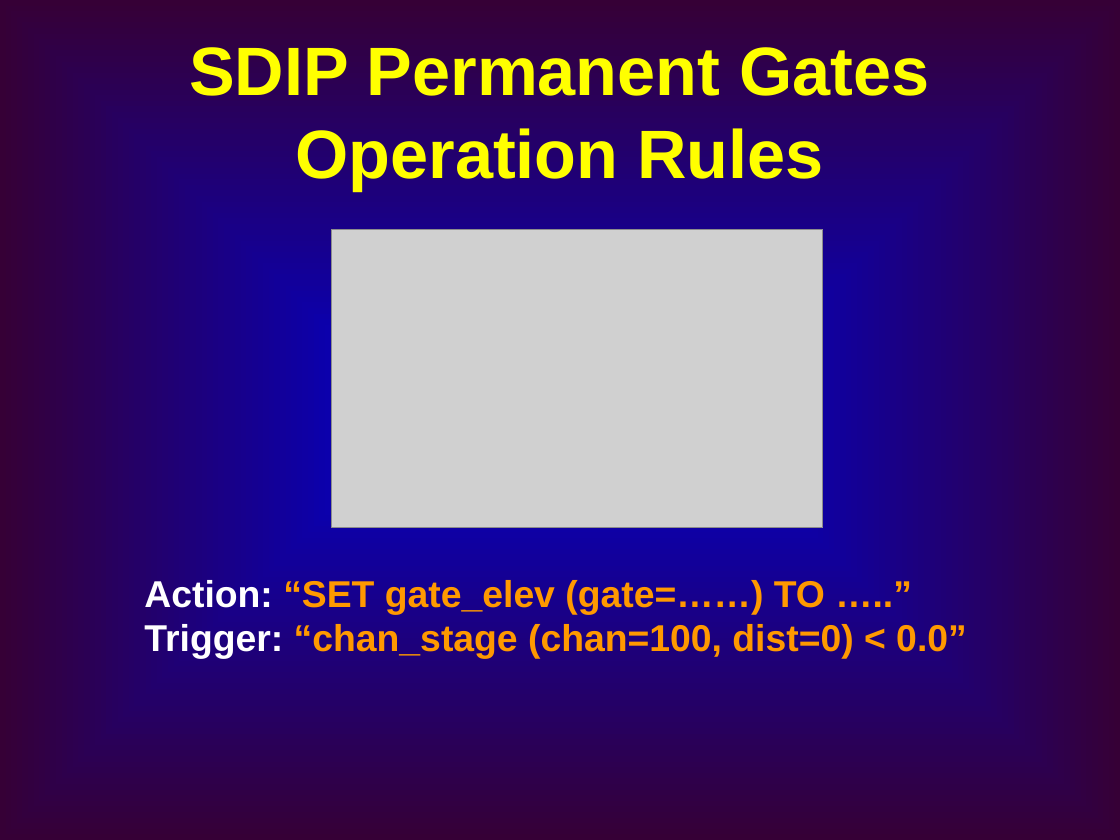
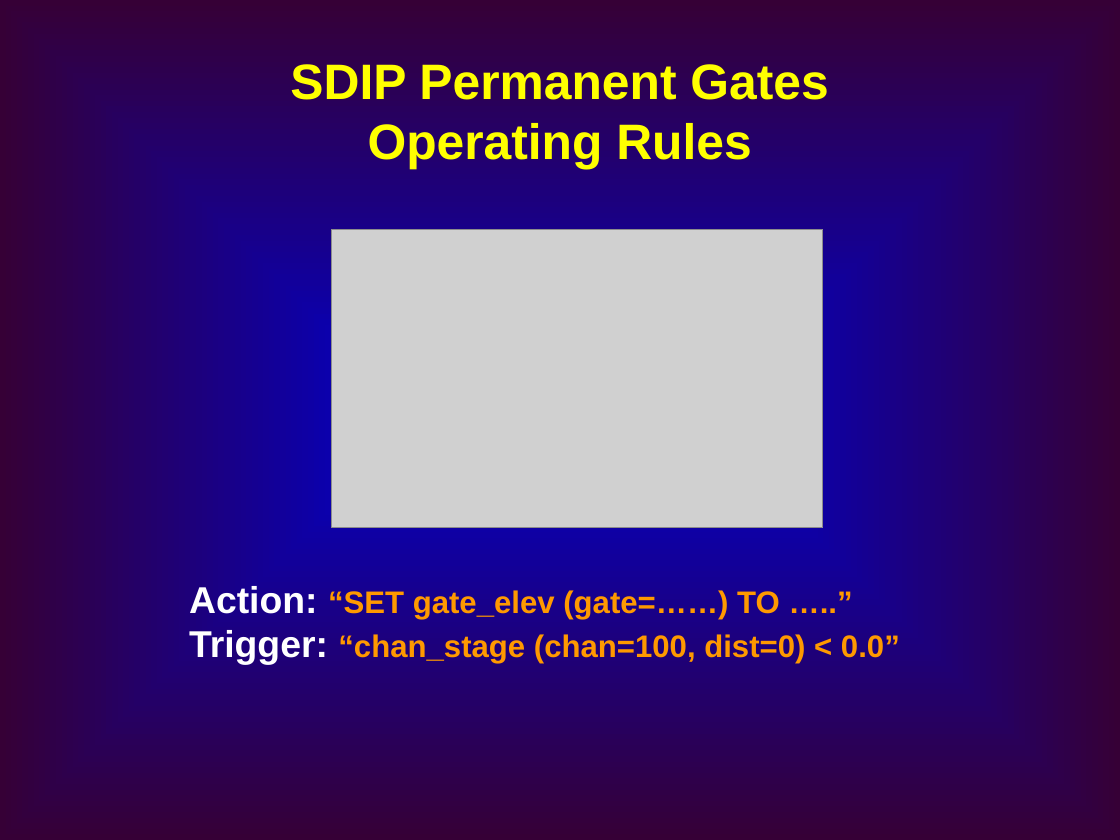
Before and after one commit to CADWRDeltaModeling/dsm2, a slide deck: slide 12 of dsm2/presentations/DSM2 Operting Rule.ppt. Drawn at 1120x840 pixels with LibreOffice and Linux fonts; fonts in the diff are those of the drawing; grey boxes stand for pictures. Boxes give left, top, right and bottom in pixels: in the first picture for what was removed or moved away, otherwise in the second. Text is boxed around its words. In the diff, an @@ line names an element or a change of style, - is before the commit and + after.

```diff
--- a/dsm2/presentations/DSM2 Operting Rule.ppt
+++ b/dsm2/presentations/DSM2 Operting Rule.ppt
@@ title at (x1=290, y1=64, x2=828, y2=169): text changed; size 44 to 32 pt @@
-SDIP Permanent Gates Operation Rules
+SDIP Permanent Gates Operating Rules
@@ text "Action: “SET gate_elev (gate=……) TO ..." moved from (x1=144, y1=580, x2=967, y2=659) to (x1=189, y1=586, x2=900, y2=665) @@
@@ text "Action: “SET gate_elev (gate=……) TO ..." at (x1=189, y1=586, x2=900, y2=665): size 24 to 20 pt in "“SET gate_elev (gate=……) TO …..”", "“chan_stage (chan=100, dist=0) < 0.0”" @@
```
Also in this commit, not shown: 19 other slides changed, 1 slide added, 1 slide removed.
